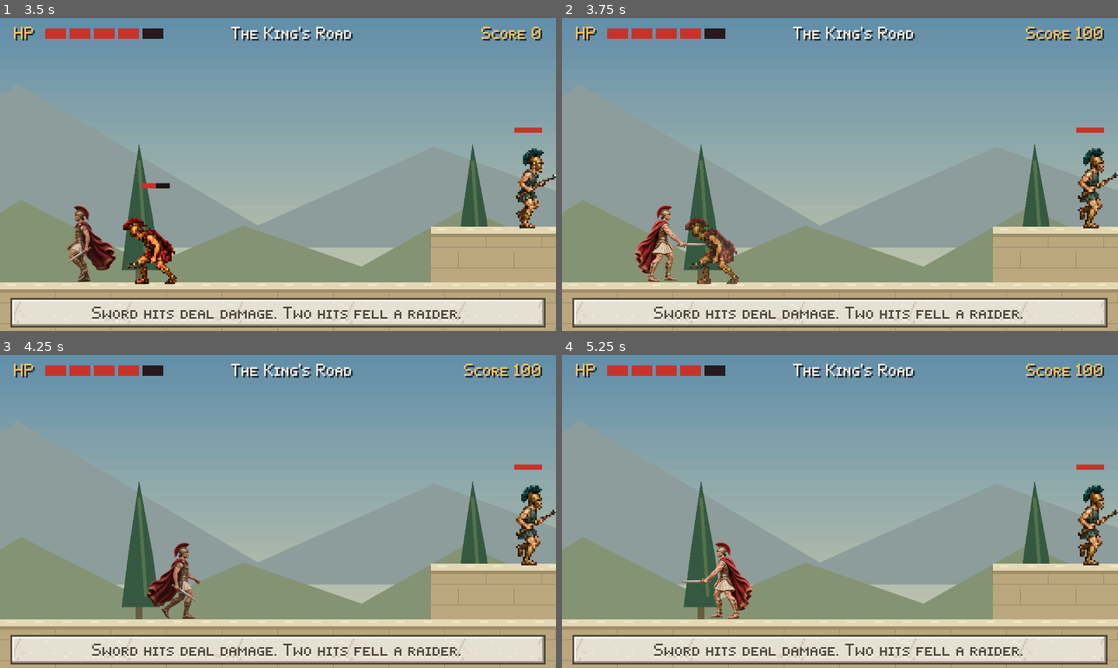
Above: before the commit, frames 1-4 (two rows, left to right).
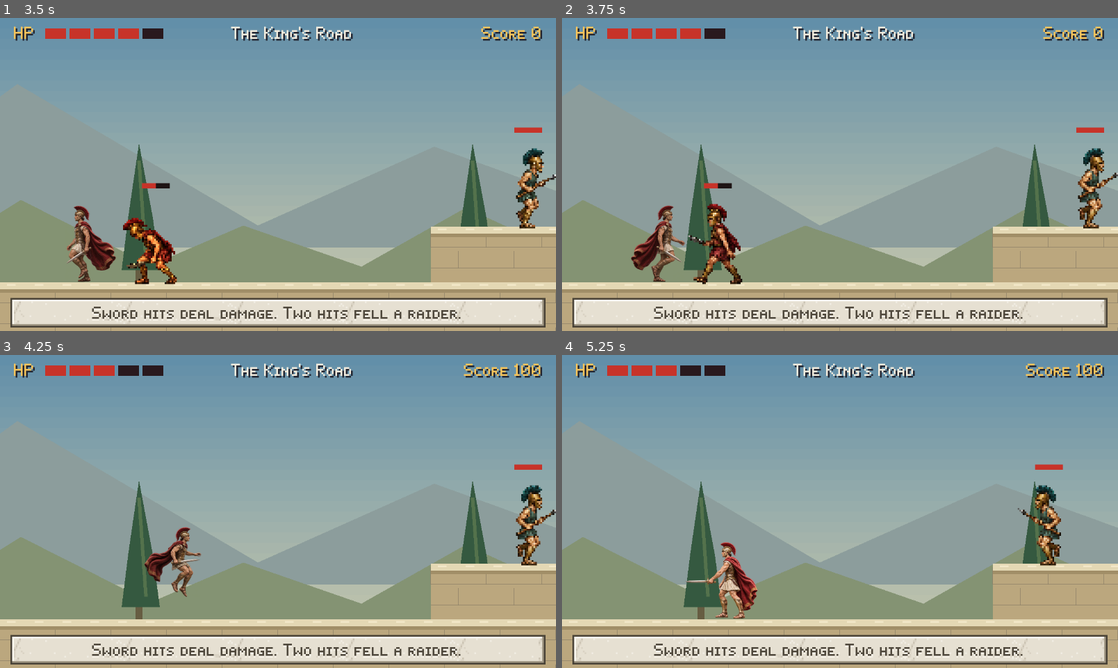
Above: after the commit, the same moments.

Repository: christsantiris/Theseus
Game: Godot game, scene res://scenes/main/main.tscn
Two runs of this game, one before a commit and one after it. Both use one fixed random seed, a clock stepped at 60 frames per second and the inputs below. Sound files missing from this copy of the repository are replaced by a short silence.
Inputs:
- Up to frame 1 (3.5 s): click "New Game" at 0.5 s; tap Enter at 1.25 s; hold Down (duck) 1.28-2.03 s; hold D (move_right) 1.28-2.78 s; tap Space (attack) at 1.35, 3.05 s; tap Up (jump) at 1.52, 1.82, 2.27, 2.3, 2.57, 2.85 s; tap Down (duck) at 2.1 s; hold A (move_left) from 2.78 s (still down)
- Up to frame 2 (3.75 s): release A (move_left) at 3.53 s; hold D (move_right) from 3.53 s (still down); tap Space (attack) at 3.6 s
- Up to frame 3 (4.25 s): keep holding D (move_right); tap Up (jump) at 3.77, 4.07 s; tap Down (duck) at 3.8 s
- Up to frame 4 (5.25 s): hold Down (duck) 4.28-5.03 s; tap Up (jump) at 4.52, 4.55, 4.82 s; release D (move_right) at 5.03 s; hold A (move_left) from 5.03 s (still down); tap Space (attack) at 5.1 s

Frame 1 is identical in both runs. In frame 2, 2.8% of the frame differs, in the area x 12-96%, y 2-86%; in frame 3, 1.6%; in frame 4, 3.2%, in the area x 21-100%, y 3-85%.

Commit message:
Swing sword instead of stab during airborse attacks

Diff:
--- a/scenes/player/player.gd
+++ b/scenes/player/player.gd
@@ -28,6 +28,8 @@
 var health := MAX_HEALTH
 var _attacking := false
 var _downward_attack := false
+var _attack_animation := "attack"
+var _next_ground_swing := false
 var _swing: AudioStreamPlayer
 var _swing_token := 0
 var _land: AudioStreamPlayer
@@ -104,14 +106,22 @@
 
 	if Input.is_action_just_pressed("attack") and not ducking:
 		_attacking = true
-		_downward_attack = not is_on_floor() and Input.is_action_pressed("duck")
+		var airborne := jumped_this_frame or not is_on_floor()
+		_downward_attack = airborne and Input.is_action_pressed("duck")
 		sprite.speed_scale = 1.0
 		_swing_hits.clear()
-		var animation_name := "down_thrust" if _downward_attack else "attack"
-		if sprite.animation == animation_name:
+		if _downward_attack:
+			_attack_animation = "down_thrust"
+		elif airborne:
+			_attack_animation = "swing"
+		else:
+			_attack_animation = "swing" if _next_ground_swing else "attack"
+			# Only attacks started on the ground advance the alternating sequence.
+			_next_ground_swing = not _next_ground_swing
+		if sprite.animation == _attack_animation:
 			sprite.stop()
-		Art.anchor(sprite, animation_name)
-		sprite.play(animation_name)
+		Art.anchor(sprite, _attack_animation)
+		sprite.play(_attack_animation)
 		_play_swing()
 
 	var direction := Input.get_axis("move_left", "move_right")
@@ -130,6 +140,7 @@
 	if health <= 0:
 		return
 	move_and_slide()
+	_convert_airborne_stab()
 	_strike()
 	_update_landing(jumped_this_frame)
 	_update_animation()
@@ -228,11 +239,23 @@
 	_air_hits = kept
 
 
+func _convert_airborne_stab() -> void:
+	if is_on_floor() or not _attacking or _attack_animation != "attack" or sprite.animation != "attack":
+		return
+	# Taking off or leaving a ledge also changes an existing stab to a slash.
+	# Keep its elapsed phase and hit history so this cannot restart or double-hit.
+	var frame := sprite.frame
+	var progress := sprite.frame_progress
+	_attack_animation = "swing"
+	Art.anchor(sprite, _attack_animation)
+	sprite.play(_attack_animation)
+	sprite.set_frame_and_progress(frame, progress)
+
+
 func _strike() -> void:
 	if not _attacking:
 		return
-	var attack_animation := "down_thrust" if _downward_attack else "attack"
-	if sprite.animation != attack_animation or not sprite.is_playing():
+	if sprite.animation != _attack_animation or not sprite.is_playing():
 		_finish_attack()
 		return
 	# Both extended-blade frames share the original 1/12-second hit window.
@@ -342,7 +365,7 @@
 
 
 func _on_animation_finished() -> void:
-	if sprite.animation in ["attack", "down_thrust"]:
+	if sprite.animation in ["attack", "swing", "down_thrust"]:
 		_finish_attack()
 		_update_animation()
 
--- a/tests/player_combat.gd
+++ b/tests/player_combat.gd
@@ -108,14 +108,17 @@
 		setup = await _fixture(kind)
 		enemy = setup.enemy
 		await _begin_attack()
+		_expect(setup.player.sprite.animation == "attack", kind + ": the first regular attack is a stab")
 		_expect(enemy.hp == 2, kind + ": sword windup cannot deal invisible damage")
 		await _frames(18)
 		_expect(enemy.hp == 1 and enemy.alive, kind + ": one visible thrust deals one HP across all active physics frames")
 		await _frames(90)
 		_expect(enemy.hp == 1 and enemy.alive, kind + ": an expired swing cannot keep damaging enemies")
 		await _begin_attack()
+		_expect(setup.player.sprite.animation == "swing" and enemy.hp == 1, kind + ": the next attack swings and its windup is harmless")
 		await _frames(18)
 		_expect(not is_instance_valid(enemy) or not enemy.alive, kind + ": two real sword attacks defeat the enemy")
+		_expect(not setup.player._attacking, kind + ": the swing finishes and closes its damage window")
 		_expect(setup.points.total == (150 if kind == "hoplite" else 100), kind + ": sword defeat awards points once")
 	var setup = await _fixture("raider")
 	await _begin_attack()
@@ -132,10 +135,95 @@
 	await _begin_attack()
 	await _frames(18)
 	_expect(setup.enemy.hp == 1, "Left-facing sword query hits the correct side")
+	await _verify_attack_variations()
+	await _verify_air_attacks()
 	_stop_audio(root)
 	OS.delay_msec(150)
 	if failures.is_empty():
-		print("PASS: all three enemy types, passive contact, mutual one-HP jump collisions, collision cooldown, body impacts, visible sword strikes, expired/interrupted swings, facing and scoring.")
+		print("PASS: all three enemy types, passive contact, mutual jump damage, grounded stab/slash alternation, rising/falling and simultaneous-jump slashes, takeoff/ledge transitions, downward variation, interrupted attacks, facing and scoring.")
 	else:
 		print("FAILURES: ", failures)
 	quit(0 if failures.is_empty() else 1)
+
+
+func _verify_attack_variations() -> void:
+	var setup = await _fixture("raider")
+	setup.enemy.position.x = 500
+	await _begin_attack()
+	_expect(setup.player.sprite.animation == "attack", "A fresh player starts with a stab")
+	await _frames(18)
+	Input.action_press("jump")
+	await _frames(3)
+	Input.action_press("duck")
+	await _begin_attack()
+	_expect(setup.player.sprite.animation == "down_thrust", "Airborne Duck + Sword still selects a downward thrust")
+	Input.action_release("jump")
+	Input.action_release("duck")
+	await _frames(45)
+	await _begin_attack()
+	_expect(setup.player.sprite.animation == "swing", "A downward thrust does not consume the next regular swing")
+	setup.player.sprite.play("idle")
+	setup.enemy.position.x = setup.player.position.x + 25
+	await _frames(25)
+	_expect(not setup.player._attacking and setup.enemy.hp == 2, "An interrupted swing cannot deal invisible damage")
+	await _begin_attack()
+	_expect(setup.player.sprite.animation == "attack", "The regular sequence returns to a stab after a swing")
+	await _frames(18)
+	_expect(setup.enemy.hp == 1, "The stab after a swing still deals exactly one HP")
+
+
+func _verify_air_attacks() -> void:
+	var setup = await _fixture("raider")
+	var player = setup.player
+	setup.enemy.position.x = 500
+	# Jump and Sword in the same physics tick must not use the stale floor flag.
+	Input.action_press("jump")
+	await _begin_attack()
+	_expect(not player.is_on_floor() and player.velocity.y < 0 and player.sprite.animation == "swing", "Jump + Sword together selects a rising slash")
+	await _frames(18)
+	_expect(not player.is_on_floor() and player.velocity.y > 0, "The next attack starts while falling")
+	await _begin_attack()
+	_expect(player.sprite.animation == "swing", "A second airborne attack is also a slash")
+	Input.action_release("jump")
+	await _frames(35)
+	_expect(player.is_on_floor(), "Air-attack fixture lands before testing grounded attacks")
+	await _begin_attack()
+	_expect(player.sprite.animation == "attack", "Airborne slashes leave the first grounded stab available")
+	await _frames(18)
+	Input.action_press("jump")
+	await _frames(3)
+	await _begin_attack()
+	_expect(player.sprite.animation == "swing", "An airborne attack after a grounded stab slashes")
+	Input.action_release("jump")
+	await _frames(40)
+	await _begin_attack()
+	_expect(player.is_on_floor() and player.sprite.animation == "swing", "An airborne slash does not consume the next grounded slash")
+	await _frames(18)
+	await _begin_attack()
+	_expect(player.sprite.animation == "attack", "Only grounded attacks advance slash/stab alternation")
+	await _frames(18)
+	setup = await _fixture("raider")
+	player = setup.player
+	await _begin_attack()
+	await _frames(5)
+	_expect(setup.enemy.hp == 1, "The grounded stab hits once before Theseus takes off")
+	var phase: float = player.sprite.frame + player.sprite.frame_progress
+	Input.action_press("jump")
+	await _frames(2)
+	_expect(not player.is_on_floor() and player._attacking and player.sprite.animation == "swing", "Jumping during a grounded stab converts it to a slash")
+	_expect(player.sprite.frame + player.sprite.frame_progress >= phase, "Converting a stab preserves attack progress instead of restarting its hit window")
+	_expect(setup.enemy.hp == 1, "Converting an active stab to a slash cannot hit the same enemy twice")
+	Input.action_release("jump")
+	await _frames(40)
+	# Walking off an edge must convert a stab even without Jump input.
+	setup = await _fixture("raider")
+	player = setup.player
+	setup.enemy.position.x = 300
+	player.position = Vector2(595, 152)
+	await _frames(4)
+	Input.action_press("move_right")
+	await _begin_attack()
+	_expect(player.sprite.animation == "attack", "A ledge attack begins as a grounded stab")
+	await _frames(8)
+	_expect(not player.is_on_floor() and player._attacking and player.sprite.animation == "swing", "Leaving a ledge converts the active stab to a falling slash")
+	Input.action_release("move_right")
